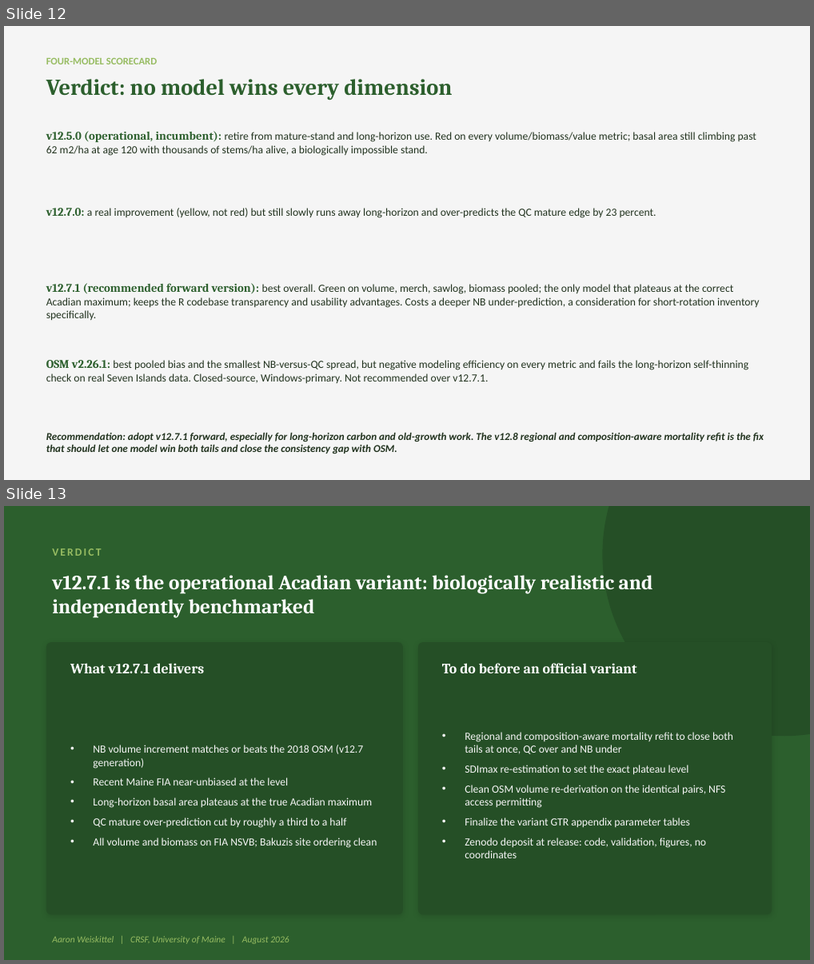
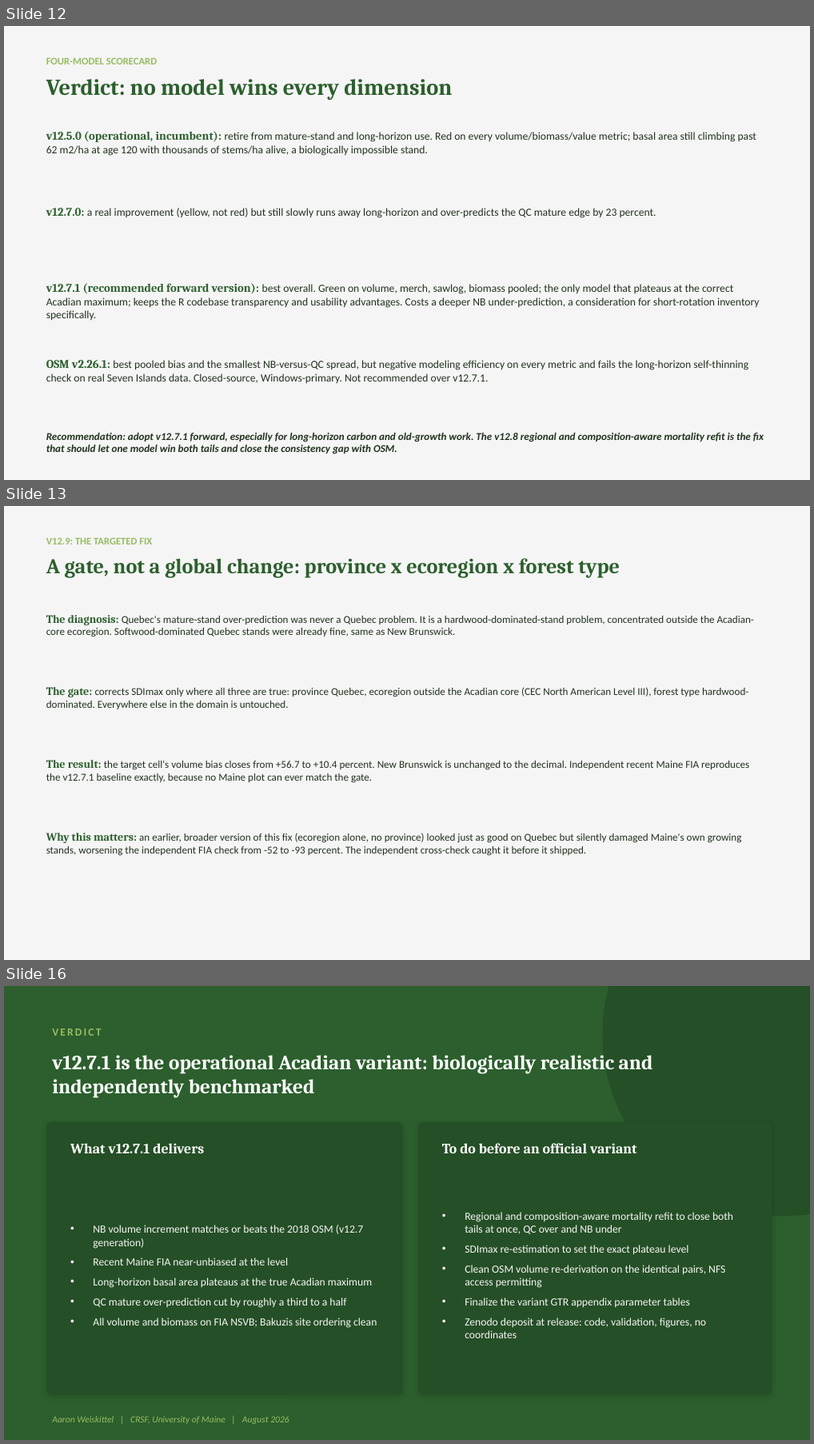
Before and after one commit to holoros/fvs-acd, a slide deck: FVS-ACD_v1271_Hennigar_Aug2026.pptx. Shown one above the other, each under a label of ours: slides 12 and 13 before the commit, slides 12, 13 and 16 after it; the slides between them are not shown. The pictures are 814x964 and 814x1444 pixels, drawn with LibreOffice and Linux fonts; fonts in the diff are those of the drawing. Boxes give left, top, right and bottom in pixels: in the first picture for what was removed or moved away, otherwise in the second. Text is boxed around its words. In the diff, an @@ line names an element or a change of style, - is before the commit and + after.

Commit message:
v12.9 OODA stress test + five-model scorecard + deck/report finalization
- Split-half robustness check on the v12.9 target cell (163 stands, two random halves):
  consistent correction magnitude in both halves (+54.9->+11.5%, +62.2->+15.8% volume bias),
  not driven by a few outlier stands
- Documented the garden-of-forking-paths (4 gate structures tried this session) and small-n
  cells (QC Acadian-core hardwood n=10, beech n=5-8) as explicit caveats
- Extended the scorecard to five models (v12.5.0, v12.7.0, v12.7.1, v12.9, OSM), new
  five_model_scorecard_heatmap.png / radar.png
- Added three v12.9 slides to the Hennigar deck (the targeted fix, five-model scorecard,
  scope/recommendation) and a v12.9 section + figures to the benchmark report docx
- Full documentation trail: v128 (superseded) -> v129 proposal -> interim test -> region-only
  (superseded) -> ecoregion-only (superseded, failed FIA check) -> full validation (3-way gate)
  -> OODA stress test (this commit)

```diff
--- a/FVS-ACD_v1271_Hennigar_Aug2026.pptx
+++ b/FVS-ACD_v1271_Hennigar_Aug2026.pptx
@@ slide 13 added at box(4, 506, 810, 960), background #F5F5F5 @@
@@ text added at box(46, 538, 152, 544), 12 pt, text #97BC62, bold @@
+V12.9: THE TARGETED FIX
@@ text added at box(46, 558, 620, 578), 25 pt, text #2C5F2D, bold @@
+A gate, not a global change: province x ecoregion x forest type
@@ text added at box(46, 615, 754, 637), 12.5 pt, text #22331F @@
+The diagnosis: Quebec's mature-stand over-prediction was never a Quebec problem. It is a hardwood-dominated-stand problem, concentrated outside the Acadian-core ecoregion. Softwood-dominated Quebec stands were already fine, same as New Brunswick.
@@ text added at box(46, 687, 749, 709), 12.5 pt, text #22331F @@
+The gate: corrects SDImax only where all three are true: province Quebec, ecoregion outside the Acadian core (CEC North American Level III), forest type hardwood-dominated. Everywhere else in the domain is untouched.
@@ text added at box(46, 760, 750, 783), 12.5 pt, text #22331F @@
+The result: the target cell's volume bias closes from +56.7 to +10.4 percent. New Brunswick is unchanged to the decimal. Independent recent Maine FIA reproduces the v12.7.1 baseline exactly, because no Maine plot can ever match the gate.
@@ text added at box(46, 832, 742, 856), 12.5 pt, text #22331F @@
+Why this matters: an earlier, broader version of this fix (ecoregion alone, no province) looked just as good on Quebec but silently damaged Maine's own growing stands, worsening the independent FIA check from -52 to -93 percent. The independent cross-check caught it before it shipped.
@@ what was slide 13 is now slide 16 @@
```
Also in this commit, not shown: 2 other slides added, 7 other files.
